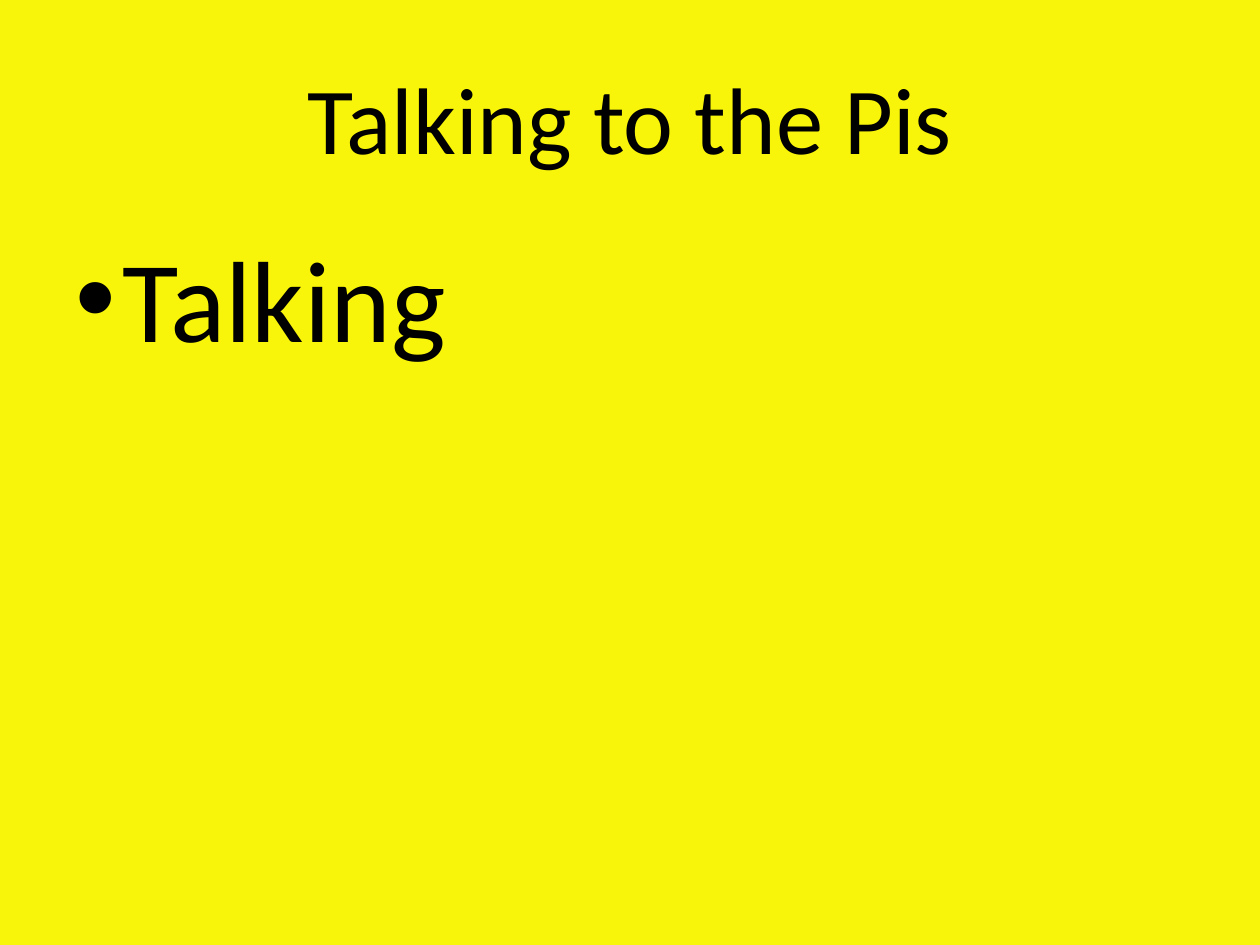
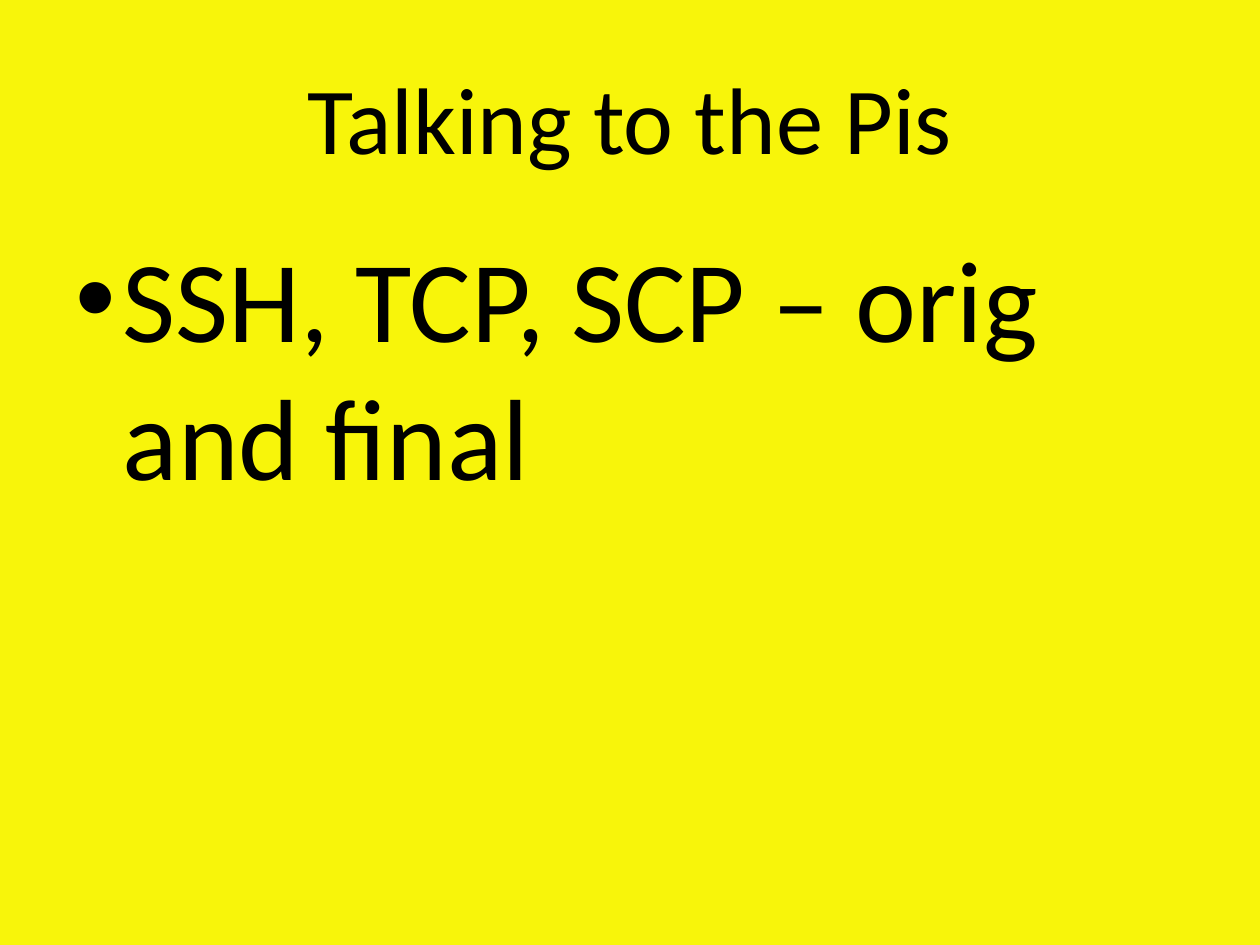
Before and after one commit to jwarshaw/RaspberryDrive, a slide deck: slide 9 of PowerPoint - Raspberry Drive.pptx. Drawn at 1260x945 pixels with LibreOffice and Linux fonts; fonts in the diff are those of the drawing. Boxes give left, top, right and bottom in pixels: in the first picture for what was removed or moved away, otherwise in the second. Text is boxed around its words. In the diff, an @@ line names an element or a change of style, - is before the commit and + after.

```diff
--- a/PowerPoint - Raspberry Drive.pptx
+++ b/PowerPoint - Raspberry Drive.pptx
@@ text at (123, 262, 1038, 481): text changed @@
-• Talking
+• SSH, TCP, SCP – orig and final
```
Also in this commit, not shown: 5 other slides changed, 7 slides added, 1 other file.
